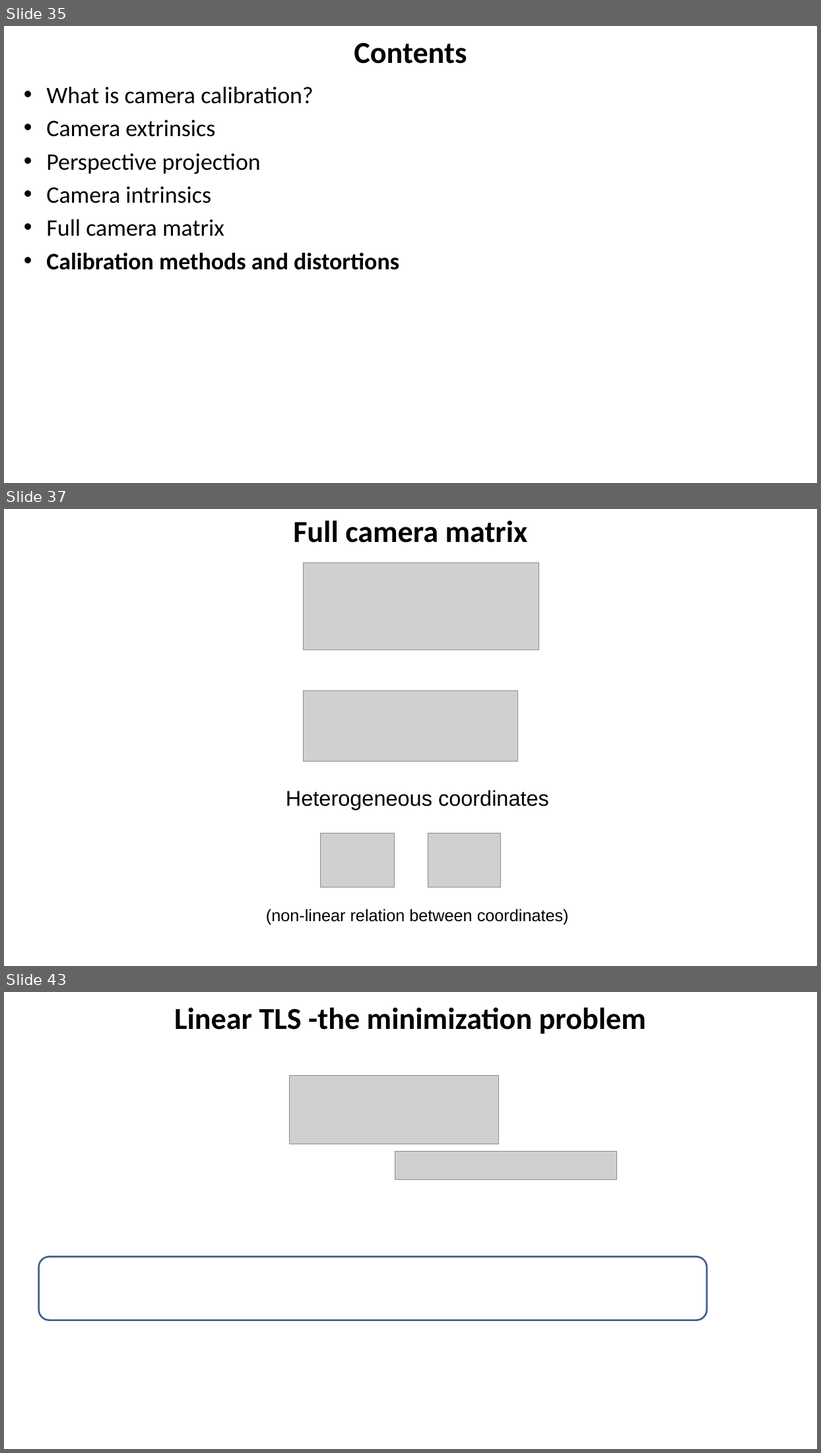
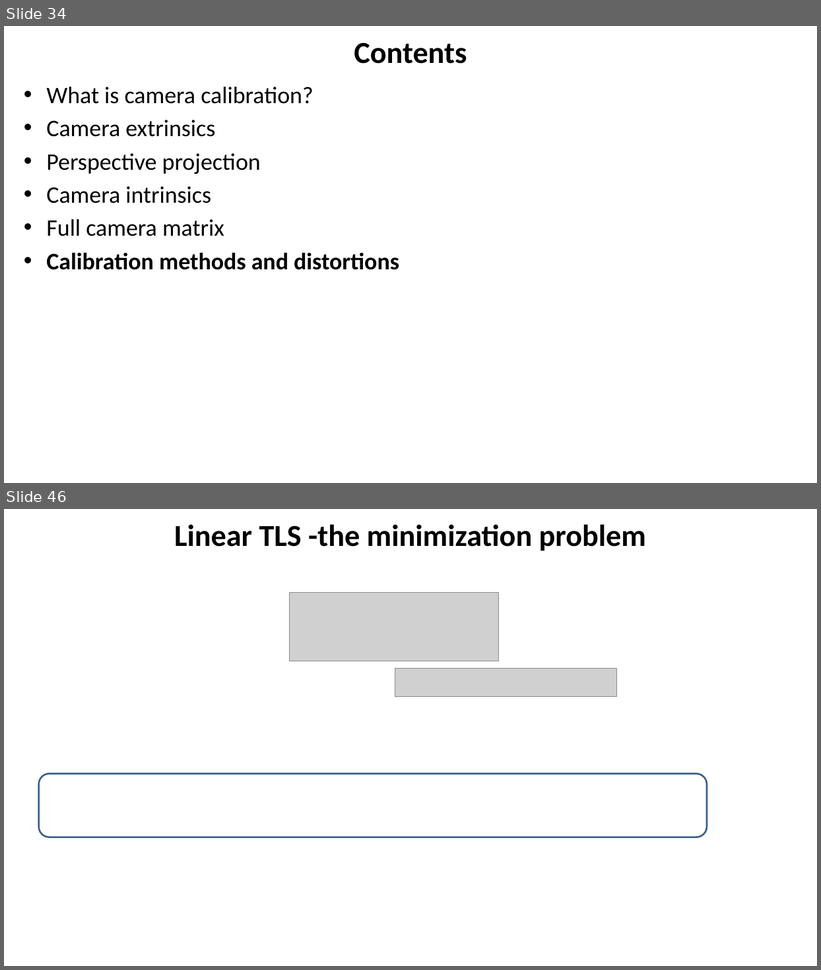
Before and after one commit to YoniChechik/AI_is_Math, a slide deck: c_07_camera_calibration/camera_calibration.pptx. Shown one above the other, each under a label of ours: slides 35, 37 and 43 before the commit, slides 34 and 46 after it; the slides between them are not shown. The pictures are 821x1453 and 821x970 pixels, drawn with LibreOffice and Linux fonts; fonts in the diff are those of the drawing; grey boxes stand for pictures. Boxes give left, top, right and bottom in pixels: in the first picture for what was removed or moved away, otherwise in the second. Text is boxed around its words. In the diff, an @@ line names an element or a change of style, - is before the commit and + after.

```diff
--- a/c_07_camera_calibration/camera_calibration.pptx
+++ b/c_07_camera_calibration/camera_calibration.pptx
@@ slide 37 removed at box(4, 509, 817, 966), background #FFFFFF @@
@@ text removed at box(293, 520, 528, 543) @@
-Full camera matrix
@@ picture removed at box(304, 562, 539, 650) @@
@@ picture removed at box(304, 691, 518, 762) @@
@@ text removed at box(286, 790, 549, 810) @@
-Heterogeneous coordinates
@@ picture removed at box(321, 834, 395, 888) @@
@@ picture removed at box(428, 834, 500, 888) @@
@@ text removed at box(266, 909, 569, 925) @@
-(non-linear relation between coordinates)
@@ what was slide 35 is now slide 34 @@
@@ what was slide 43 is now slide 46 @@
```
Also in this commit, not shown: 8 slides changed, 8 slides added, 5 other slides removed, 6 other files.
